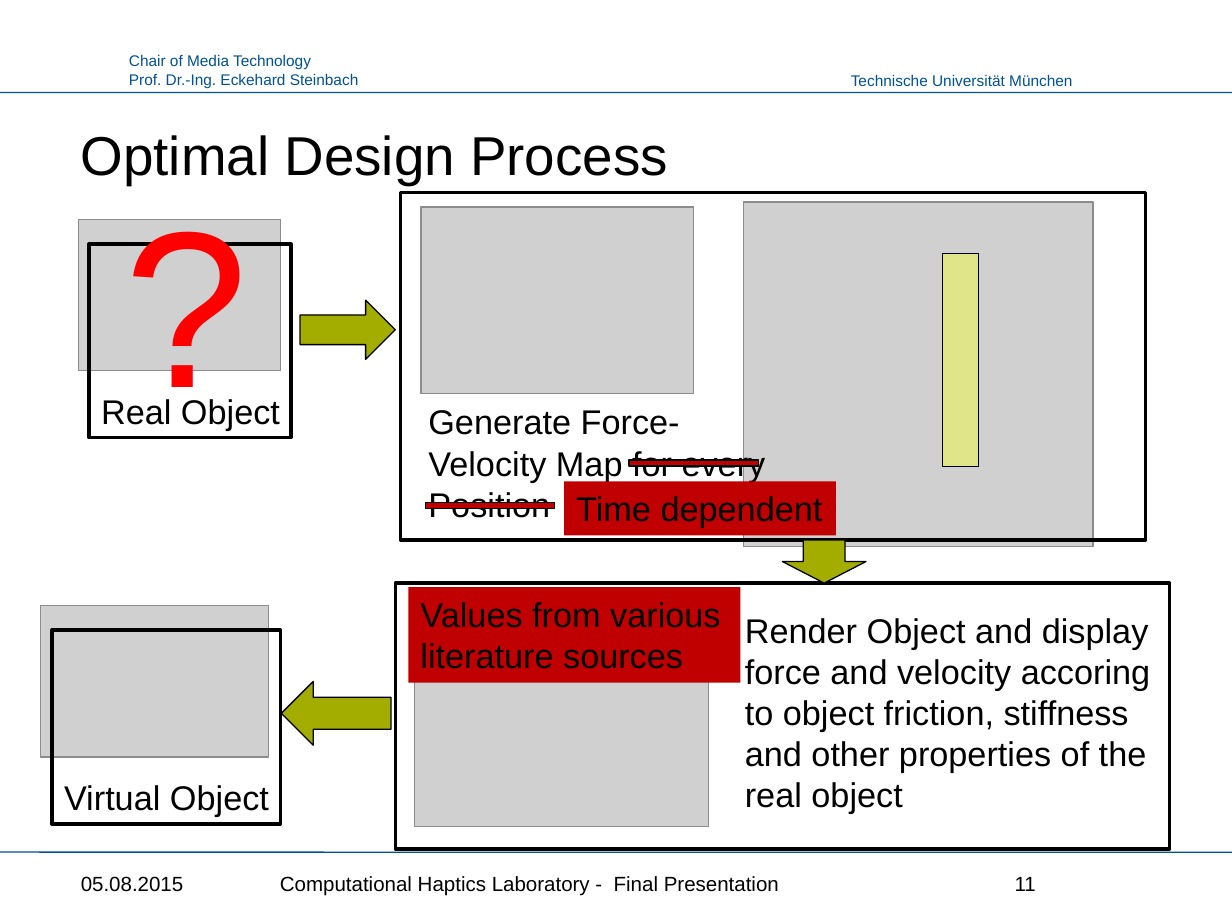
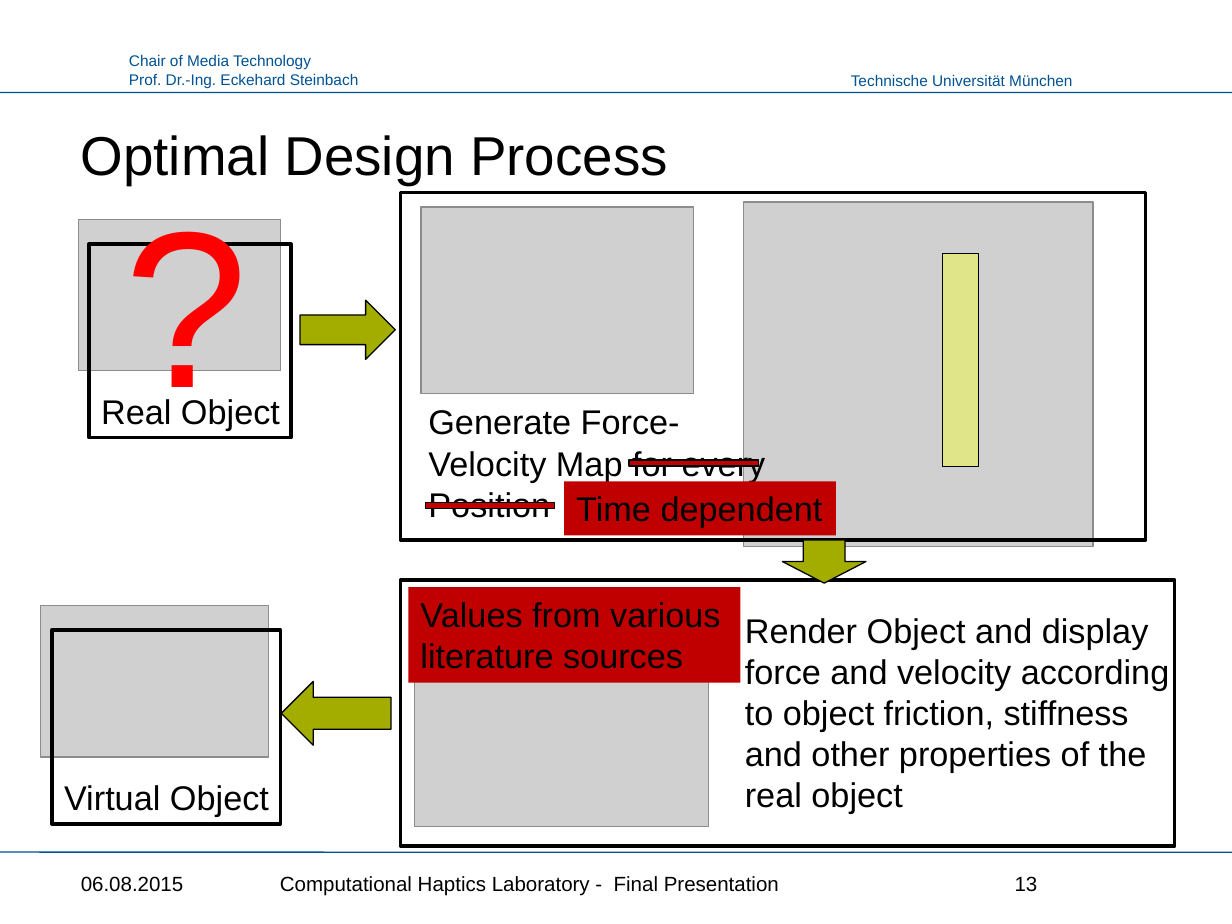
Before and after one commit to Punkbuster0401/HapticsLab, a slide deck: slide 13 of Haptics_Presentation.pptx (slide 11 before the commit). Drawn at 1232x924 pixels with LibreOffice and Linux fonts; fonts in the diff are those of the drawing; grey boxes stand for pictures; background and template pictures are left out. Boxes give left, top, right and bottom in pixels: in the first picture for what was removed or moved away, otherwise in the second. Text is boxed around its words. In the diff, an @@ line names an element or a change of style, - is before the commit and + after.

```diff
--- a/Haptics_Presentation.pptx
+++ b/Haptics_Presentation.pptx
@@ rectangle: place and size @@
-rectangle at bbox=[395, 583, 1169, 849]
+rectangle at bbox=[400, 580, 1174, 846]
@@ text at bbox=[745, 618, 1170, 814]: text changed @@
-Render Object and display force and velocity accoring to object friction, stiffness and other properties of the real object
+Render Object and display force and velocity according to object friction, stiffness and other properties of the real object
@@ text at bbox=[81, 876, 184, 892]: text changed @@
-05.08.2015
+06.08.2015
@@ page number at bbox=[1015, 876, 1038, 892]: text changed @@
-11
+13
```
Also in this commit, not shown: 17 other slides changed, 2 slides added, 1 other file.
